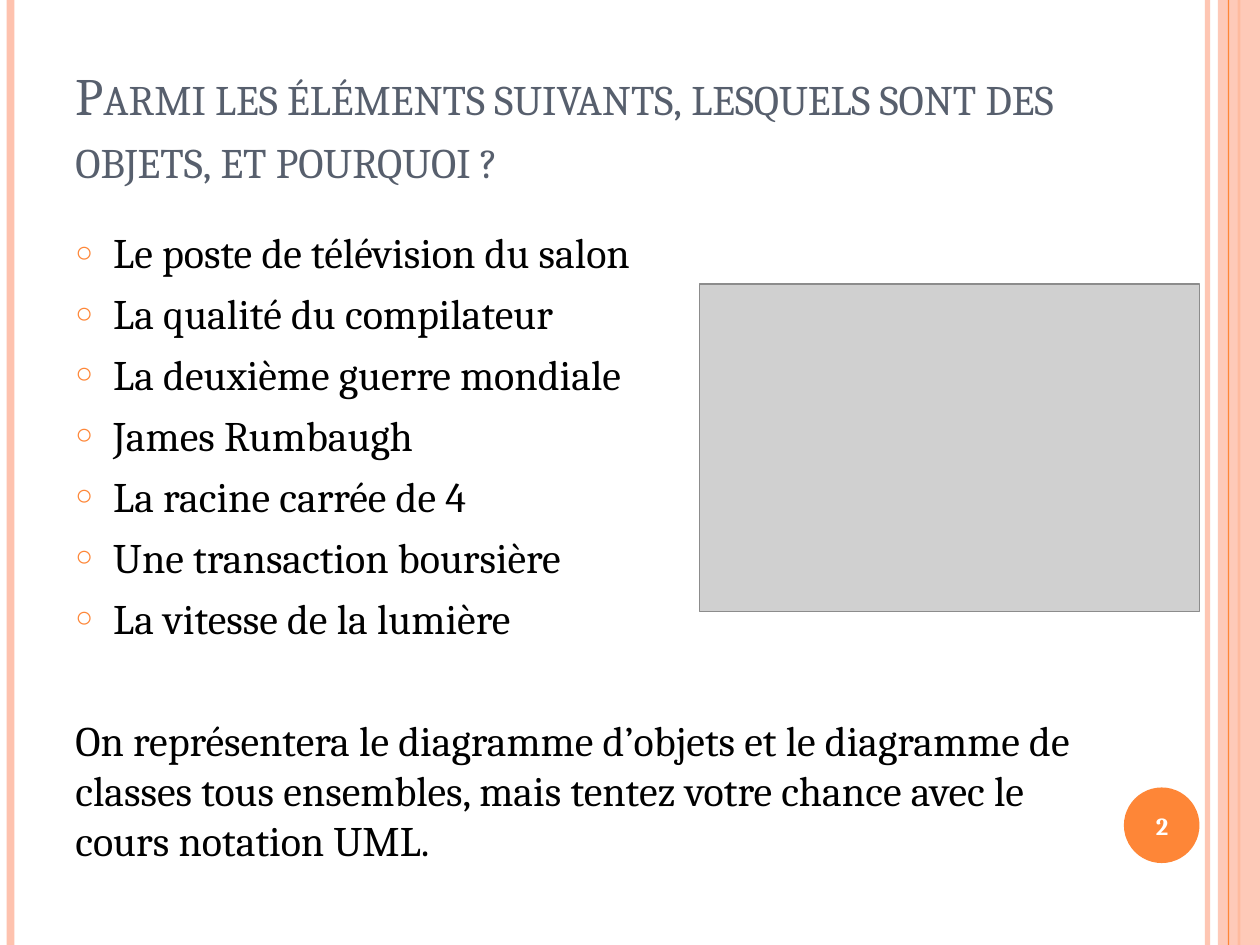
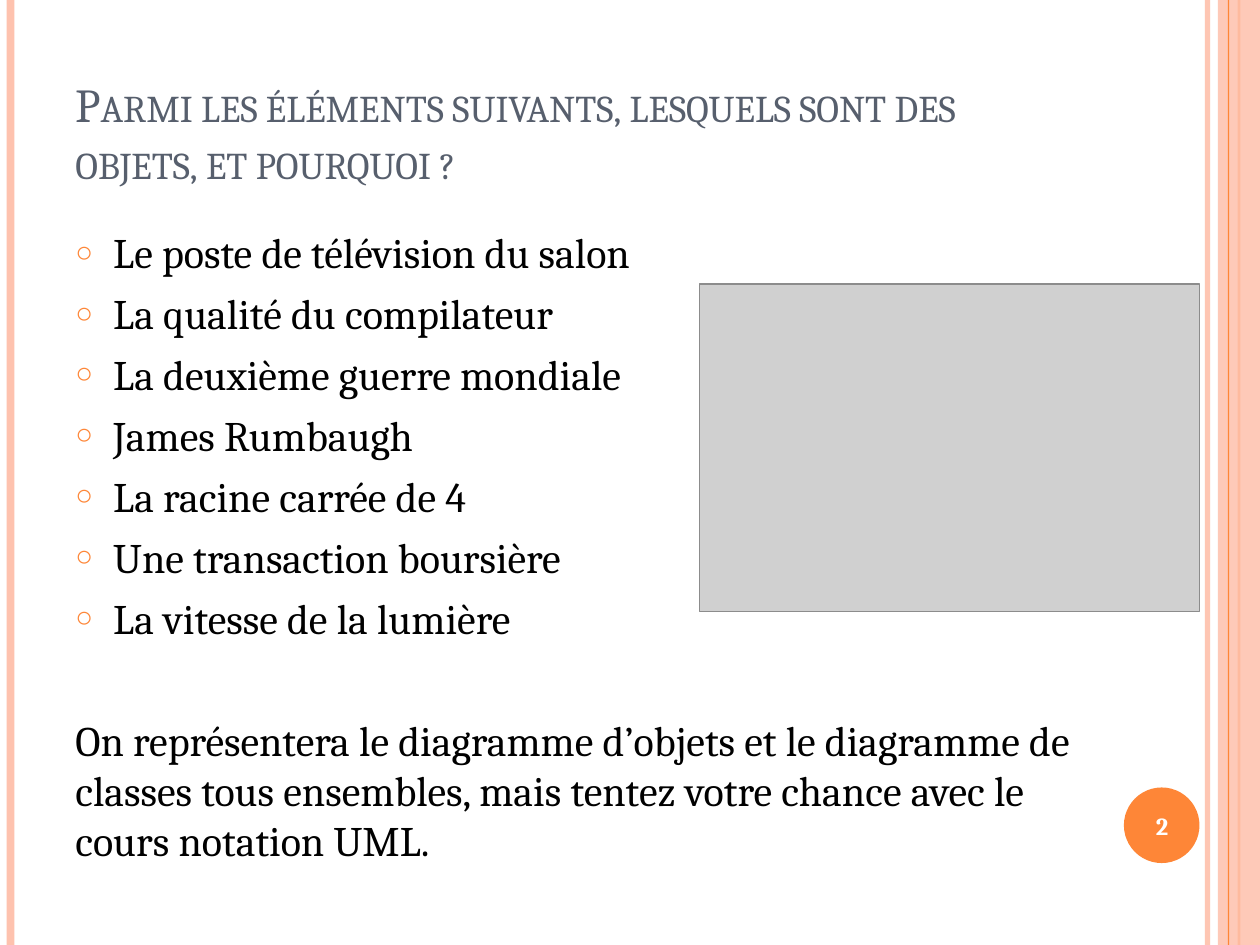
Before and after one commit to llissandre/CDA_2409_LL, a slide deck: slide 2 of 04 - PO/UML/2.Exo Concepts_objet v2.0.0 ST 1.pptx. Drawn at 1260x945 pixels with LibreOffice and Linux fonts; fonts in the diff are those of the drawing; grey boxes stand for pictures. Boxes give left, top, right and bottom in pixels: in the first picture for what was removed or moved away, otherwise in the second. Text is boxed around its words. In the diff, an @@ line names an element or a change of style, - is before the commit and + after.

```diff
--- a/04 - PO/UML/2.Exo Concepts_objet v2.0.0 ST 1.pptx
+++ b/04 - PO/UML/2.Exo Concepts_objet v2.0.0 ST 1.pptx
@@ title "Parmi les éléments suivants, lesquels ..." at <box>75,90,956,187</box>: size 30 to 27 pt @@
```
Also in this commit, not shown: 3 other slides changed, 5 other files.
